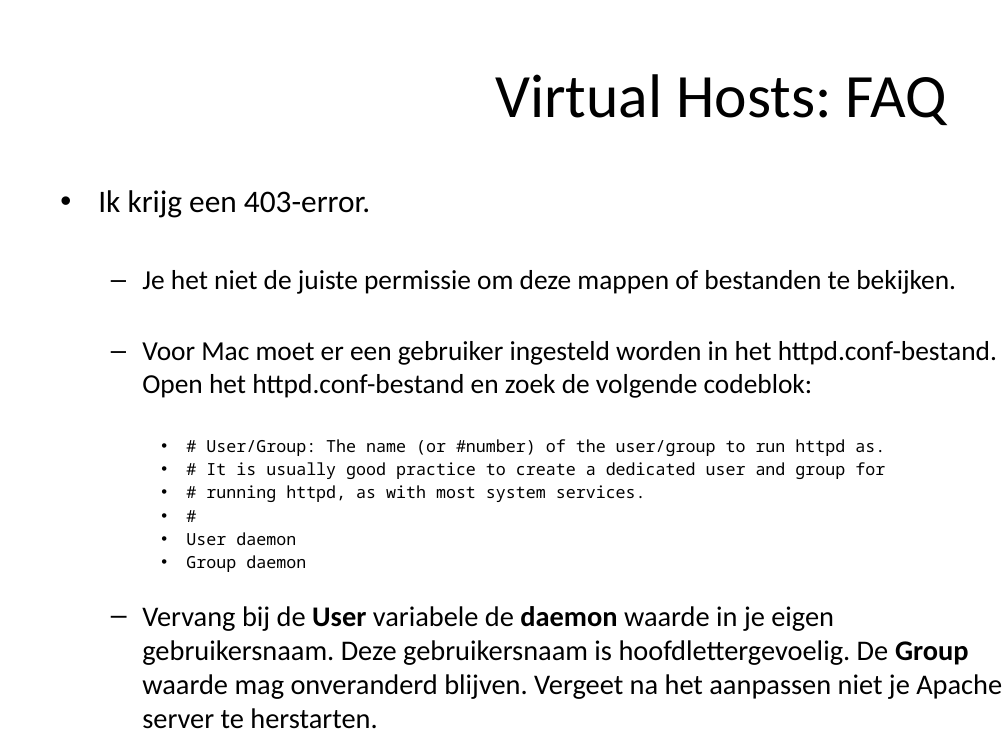
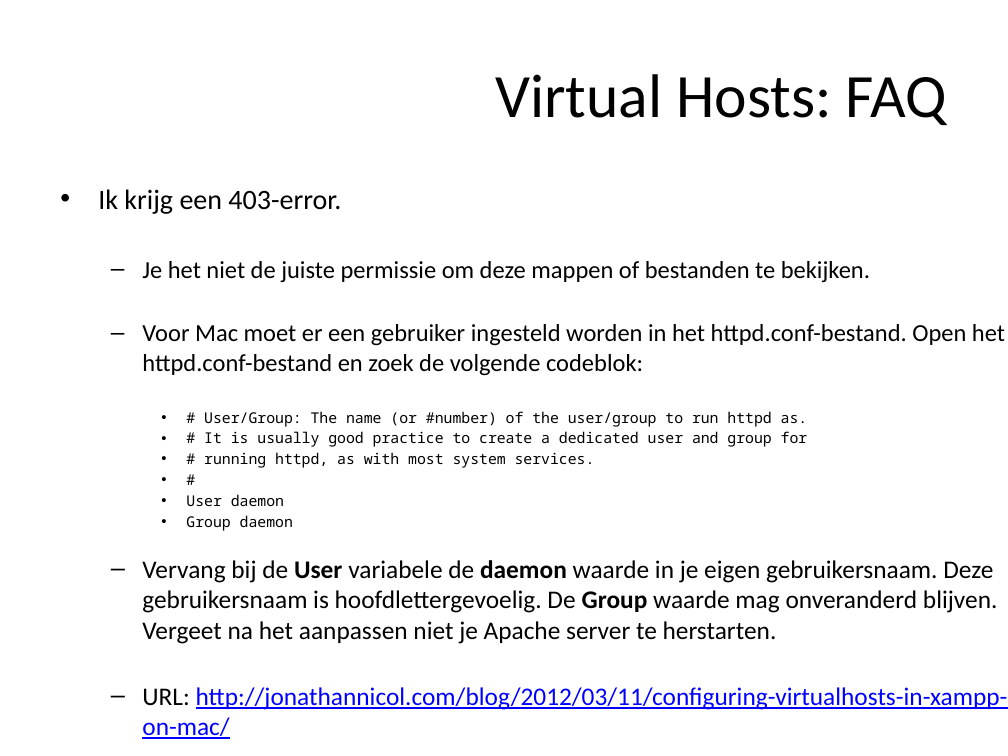
Before and after one commit to ajkea/web-backend-1, a slide deck: slide 34 of public/cursus/virtual-server-setup.pptx (slide 33 before the commit). Drawn at 1008x756 pixels with LibreOffice and Linux fonts; fonts in the diff are those of the drawing. Boxes give left, top, right and bottom in pixels: in the first picture for what was removed or moved away, otherwise in the second. Text is boxed around its words. In the diff, an @@ line names an element or a change of style, - is before the commit and + after.

Commit message:
updaten virtual server setup

```diff
--- a/public/cursus/virtual-server-setup.pptx
+++ b/public/cursus/virtual-server-setup.pptx
@@ text at <box>98,189,1005,644</box>: size 22.4 to 20 pt in "Ik krijg een 403-error."; size 19.6 to 17.5 pt in "Je het niet de juiste permissie om ...", "Voor Mac moet er een gebruiker ingesteld ..."; size 11.9 to 10.6 pt in "# User/Group: The name (or #number) of ...", "# It is usually good practice to ...", "# running httpd, as with most system ...", "#" and 2 more places; size 20.3 to 18.1 pt in "Vervang bij de User variabele de daemon ..." @@
@@ text at <box>142,687,1008,739</box>: paragraph added @@
+  – URL: http://jonathannicol.com/blog/2012/03/11/configuring-virtualhosts-in-xampp-on-mac/
```
Also in this commit, not shown: 4 other slides changed, 1 slide added, 1 other file.
